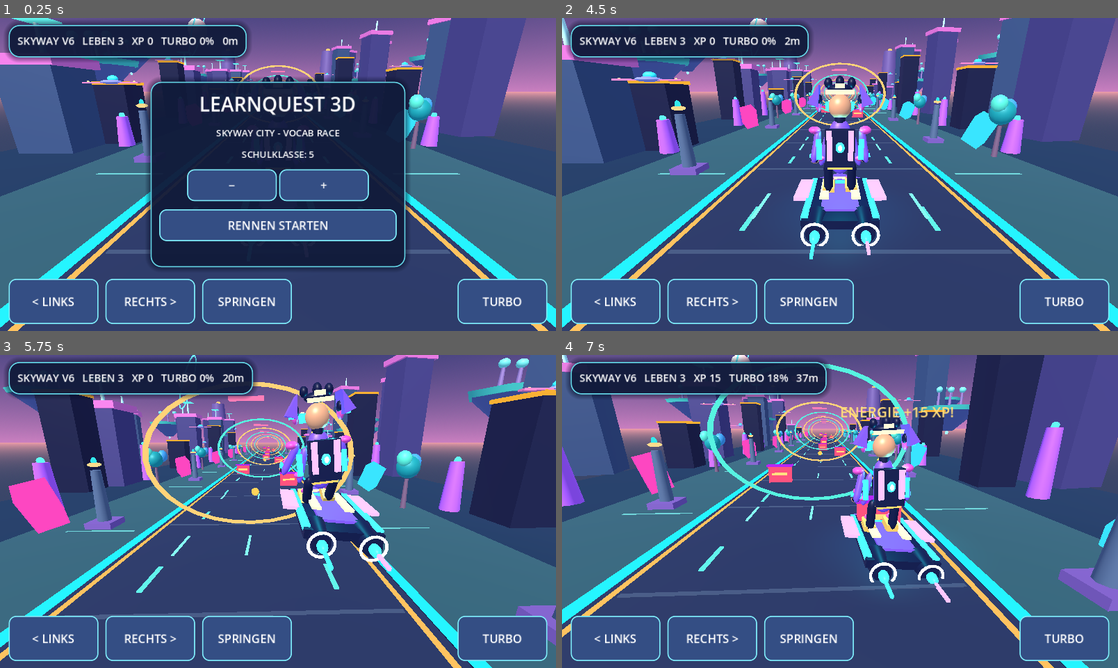
Above: before the commit, frames 1-4 (two rows, left to right).
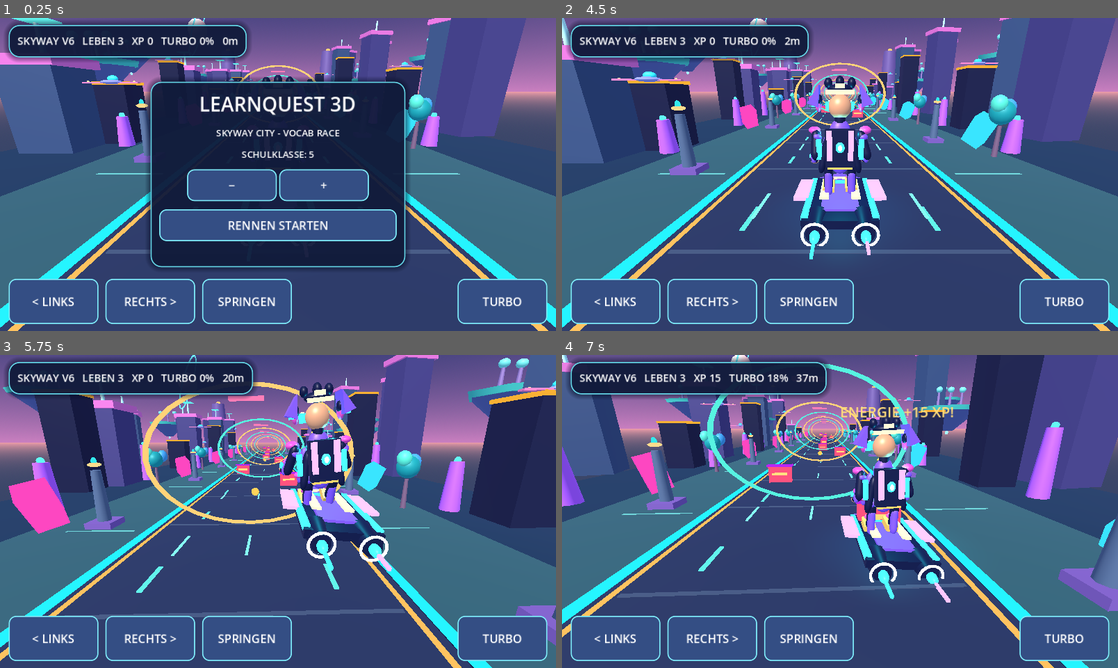
Above: after the commit, the same moments.

Repository: mtothek0703/learnquest-unity-web
Game: Godot game, scene res://main.tscn
Same seed, same stepped clock (60 frames per second), same inputs: the game is played once before the commit and once after it.
Inputs:
- Up to frame 1 (0.25 s): no input
- Up to frame 2 (4.5 s): click "RECHTS >" at 0.5 s; click "SPRINGEN" at 1.25 s; click "TURBO" at 2 s; click "−" at 2.75 s; click "+" at 3.5 s; click "RENNEN STARTEN" at 4.25 s
- Up to frame 3 (5.75 s): hold Right from 5.03 s (still down); tap Space at 5.27 s
- Up to frame 4 (7 s): release Right at 5.78 s; hold S 5.78-6.53 s; tap Space at 6.02 s; hold Right from 6.53 s (still down)

The runs differ from the first frame. In frame 2, 0.5% of the frame differs, in the area x 44-56%, y 35-57%; in frame 3, 0.5%; in frame 4, 0.5%.

Commit message:
feat(godot): refine 3D racer silhouette with curved back armor, waist, sleeves and sculpted boots

Diff:
--- a/godot/hover_hero.gd
+++ b/godot/hover_hero.gd
@@ -156,6 +156,18 @@
     capsule(body, Vector3(0, 2.11, 0), Vector3(0.24, 0.19, 0.24), navy)
     ball(body, Vector3(0, 2.14, -0.18), Vector3(0.24, 0.10, 0.13), yellow)
 
+    # Curved back armour and a layered, tapered waist remain visible from the
+    # chase camera. Lightweight primitives use no imported binary dependencies.
+    var back_shell := SphereMesh.new()
+    back_shell.radial_segments = 20
+    back_shell.rings = 10
+    piece(body, back_shell, Vector3(0, 1.61, 0.31), Vector3(0.47, 0.52, 0.19), suit)
+    for side in [-1.0, 1.0]:
+        var flank := capsule(body, Vector3(side * 0.35, 1.40, 0.18), Vector3(0.18, 0.44, 0.21), navy)
+        flank.rotation_degrees.z = side * 12.0
+        ball(body, Vector3(side * 0.29, 1.18, 0.08), Vector3(0.23, 0.20, 0.24), suit)
+    box(body, Vector3(0, 1.23, 0.37), Vector3(0.57, 0.11, 0.13), cyan, true)
+
     # Twin backpack modules and glowing power cell face the player.
     box(body, Vector3(0, 1.62, 0.48), Vector3(0.62, 0.80, 0.25), navy)
     globe_power(body, Vector3(0, 1.66, 0.65), cyan)
@@ -205,12 +217,20 @@
         ball(arm, Vector3(0, -0.38, -0.18), Vector3(0.21, 0.16, 0.21), bright)
         ball(arm, Vector3(0, -0.59, -0.25), Vector3(0.20, 0.13, 0.23), skin)
         box(arm, Vector3(0, -0.49, -0.20), Vector3(0.24, 0.09, 0.20), cyan, true)
+        # Slim tapered forearm and shoulder seam read as a single articulated suit.
+        var sleeve := capsule(arm, Vector3(0, -0.24, 0.06), Vector3(0.21, 0.35, 0.21), navy)
+        sleeve.rotation_degrees.z = 8.0
+        ball(arm, Vector3(0, -0.06, 0.06), Vector3(0.23, 0.17, 0.25), suit)
     for leg in [left_leg, right_leg]:
         capsule(leg, Vector3(0, -0.23, 0), Vector3(0.22, 0.44, 0.24), navy)
         box(leg, Vector3(0, -0.60, -0.16), Vector3(0.29, 0.19, 0.48), yellow)
         var guard := ball(leg, Vector3(0, -0.37, -0.18), Vector3(0.25, 0.17, 0.08), bright)
         knee_guards.append(guard)
         box(leg, Vector3(0, -0.58, -0.38), Vector3(0.28, 0.09, 0.08), cyan, true)
+        # Smooth shin guards and thick cuff visually attach the boot to the leg.
+        var shin := capsule(leg, Vector3(0, -0.35, 0.08), Vector3(0.19, 0.36, 0.22), suit)
+        shin.rotation_degrees.x = -12.0
+        ball(leg, Vector3(0, -0.53, -0.02), Vector3(0.22, 0.13, 0.24), bright)
 
 
 func globe_power(parent: Node3D, pos: Vector3, tint: Color) -> void:
